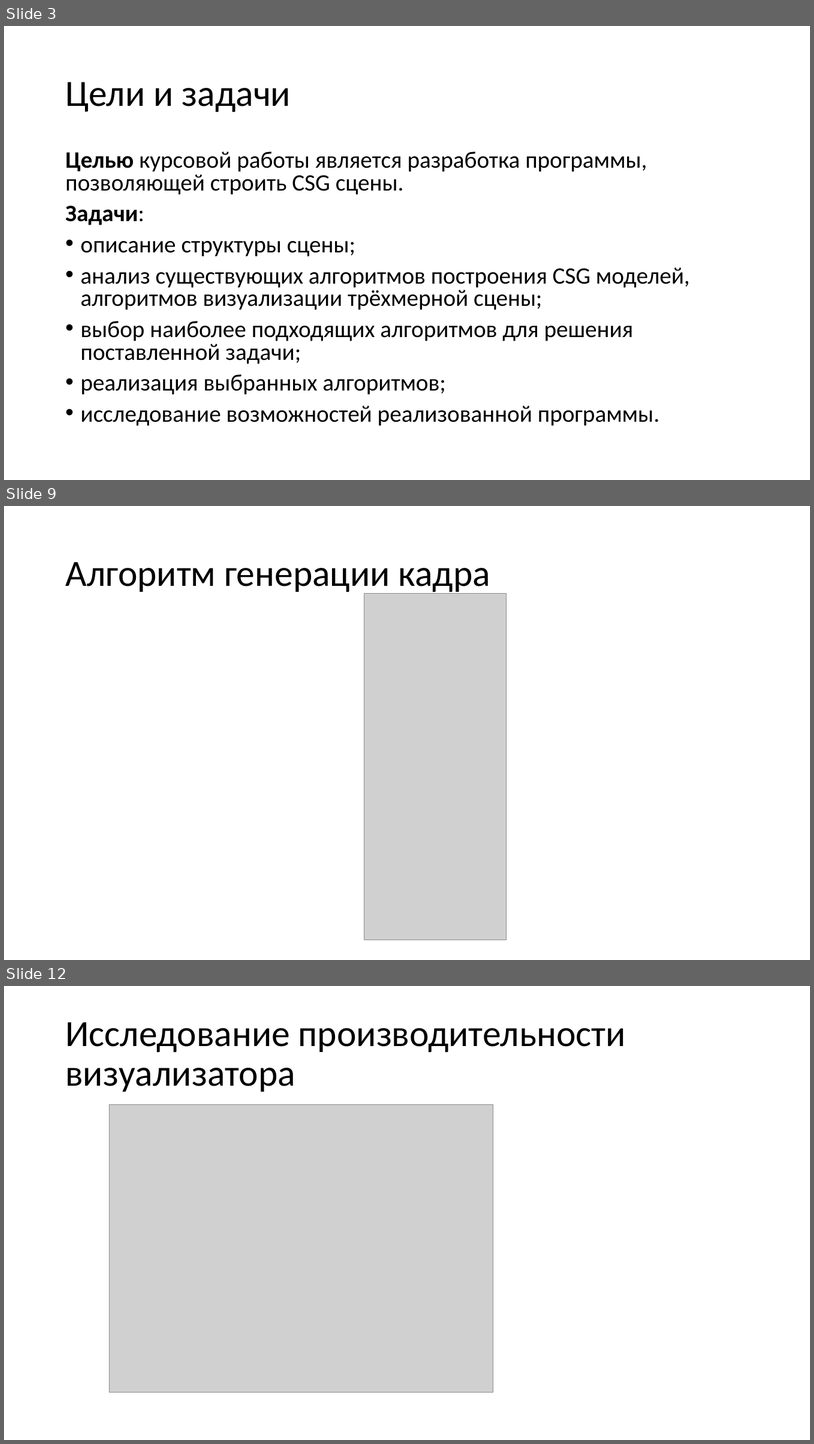
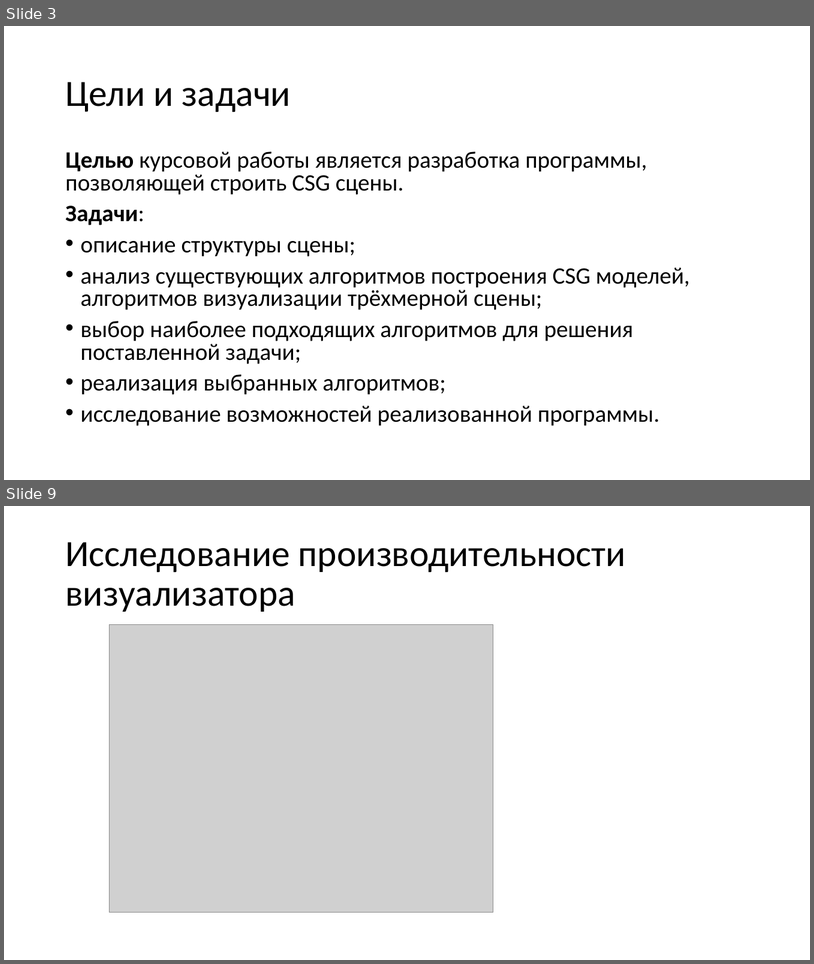
Before and after one commit to RomanQed/csg, a slide deck: docs/Курсовая_Презентация.pptx. Shown one above the other, each under a label of ours: slides 3, 9 and 12 before the commit, slides 3 and 9 after it; the slides between them are not shown. The pictures are 814x1444 and 814x964 pixels, drawn with LibreOffice and Linux fonts; fonts in the diff are those of the drawing; grey boxes stand for pictures. Boxes give left, top, right and bottom in pixels: in the first picture for what was removed or moved away, otherwise in the second. Text is boxed around its words. In the diff, an @@ line names an element or a change of style, - is before the commit and + after.

```diff
--- a/docs/Курсовая_Презентация.pptx
+++ b/docs/Курсовая_Презентация.pptx
@@ slide 9 removed at (4,506,810,960), background #FFFFFF @@
@@ title removed at (65,562,491,595) @@
-Алгоритм генерации кадра
@@ picture removed at (365,593,507,939) @@
@@ what was slide 12 is now slide 9 @@
```
Also in this commit, not shown: 4 slides changed, 1 slide added, 3 other slides removed, 2 other files.
